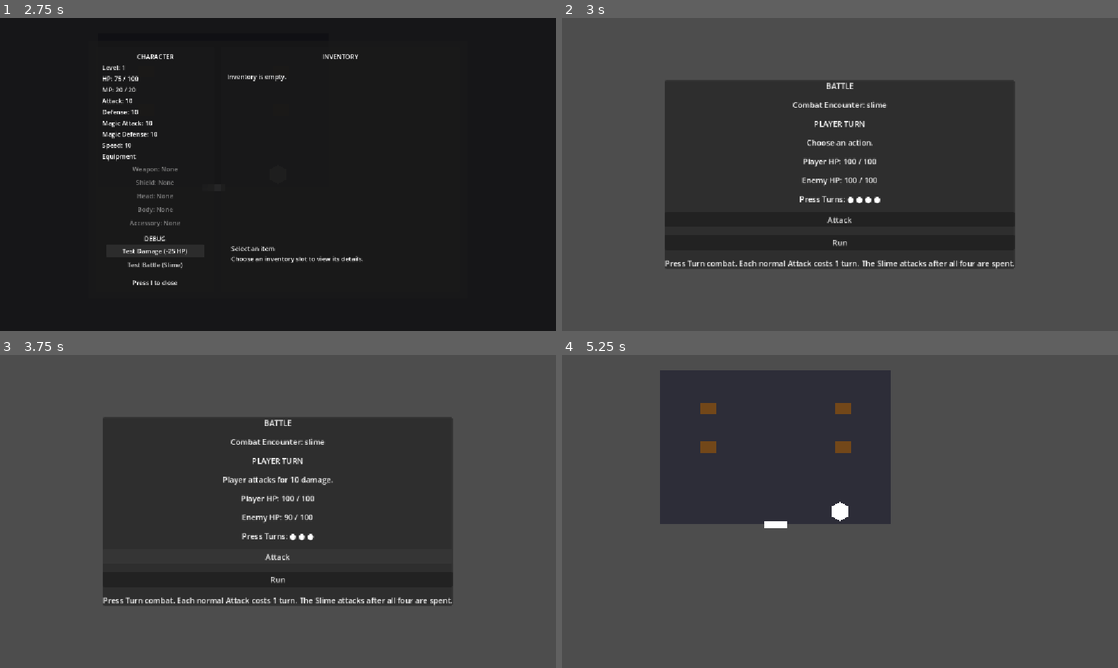
Above: before the commit, frames 1-4 (two rows, left to right).
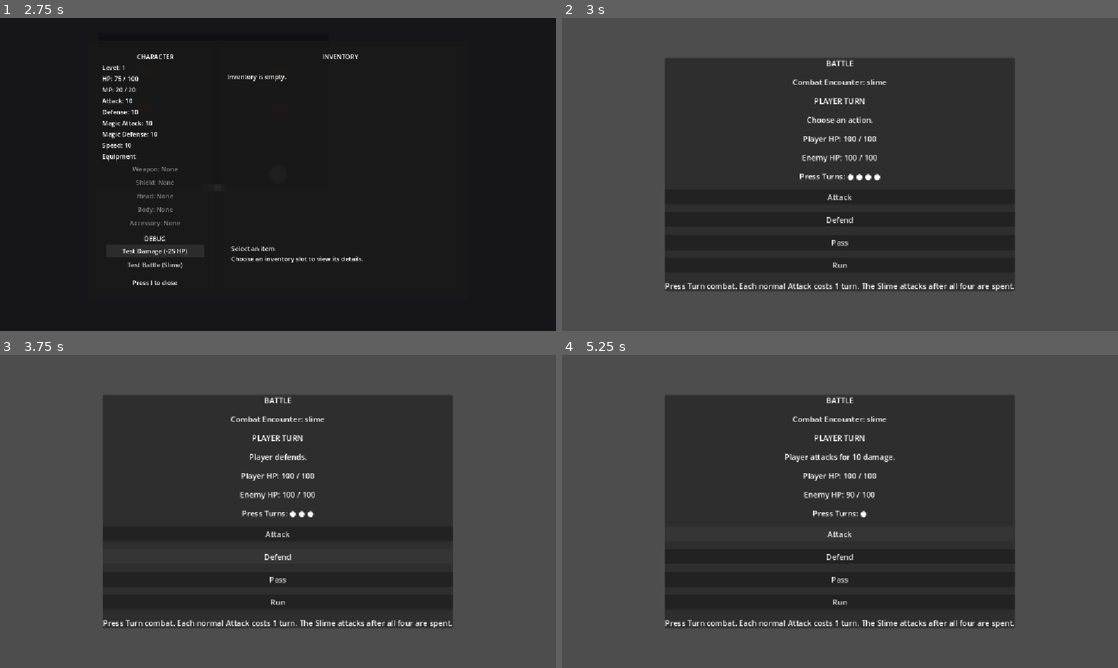
Above: after the commit, the same moments.

Repository: salexume94-pixel/Scripts
Game: Godot game, scene res://scenes/World.tscn
The game is run twice, just before and just after one commit, with the same random seed, the same clock (stepped at 60 frames per second) and the same inputs.
Inputs (mouse positions are in pixels of both pictures, inside the frame that each line leads up to):
- Up to frame 1 (2.75 s): tap Enter at 0.5 s; hold Right (ui_right) 0.53-1.28 s; tap E at 0.6 s; hold Down (ui_down) 1.28-2 s; tap I at 1.35 s; click "Test Damage (-25 HP)" at 2 s
- Up to frame 2 (3 s): click "Test Battle (Slime)" at 2.75 s
- Up to frame 3 (3.75 s): click (278, 555) at 3.5 s, where only the run after the commit has a clickable "Defend"
- Up to frame 4 (5.25 s): click (840, 580) at 4.25 s, where only the run after the commit has a clickable "Pass"; click (840, 533) at 5 s, where only the run after the commit has a clickable "Attack"

Frame 1 is identical in both runs. In frame 2, 11% of the frame differs, in the area x 18-82%, y 12-88%; in frame 3, 11%; in frame 4, 32%, in the area x 17-82%, y 4-88%.

Commit message:
Add Defend and Pass buttons

Diff:
--- a/scenes/Battle.tscn
+++ b/scenes/Battle.tscn
@@ -59,6 +59,14 @@
 layout_mode = 2
 text = "Attack"
 [connection signal="pressed" from="CenterContainer/Panel/VBoxContainer/AttackButton" to="." method="_on_attack_pressed"]
+[node name="DefendButton" type="Button" parent="CenterContainer/Panel/VBoxContainer"]
+layout_mode = 2
+text = "Defend"
+[connection signal="pressed" from="CenterContainer/Panel/VBoxContainer/DefendButton" to="." method="_on_defend_pressed"]
+[node name="PassButton" type="Button" parent="CenterContainer/Panel/VBoxContainer"]
+layout_mode = 2
+text = "Pass"
+[connection signal="pressed" from="CenterContainer/Panel/VBoxContainer/PassButton" to="." method="_on_pass_pressed"]
 [node name="RunButton" type="Button" parent="CenterContainer/Panel/VBoxContainer"]
 layout_mode = 2
 text = "Run"
